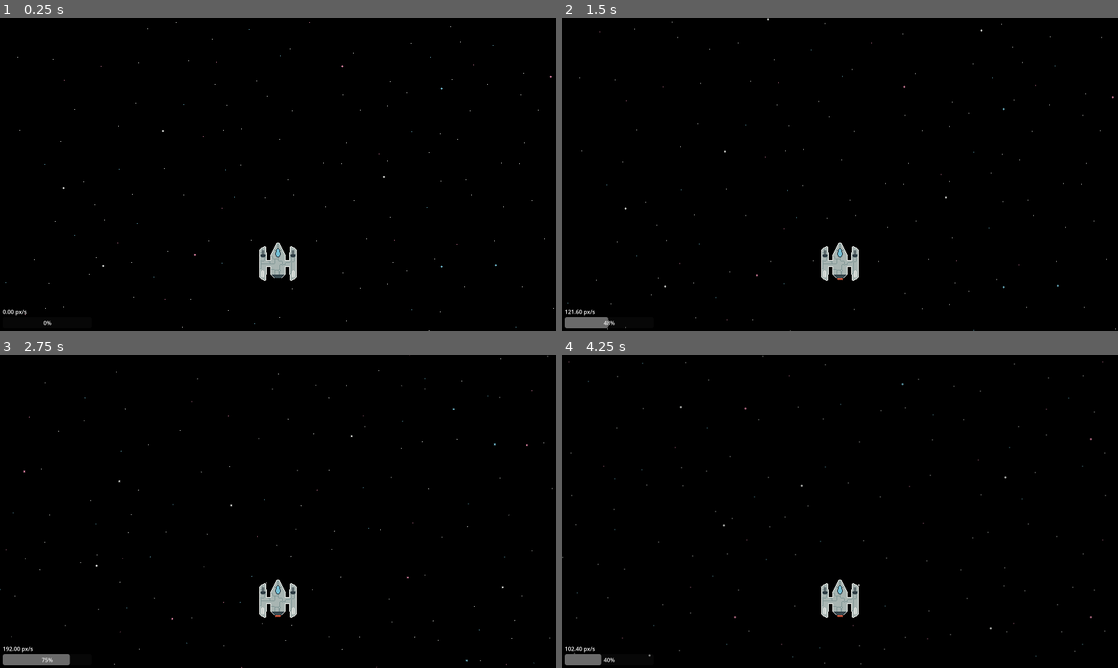
Above: before the commit, frames 1-4 (two rows, left to right).
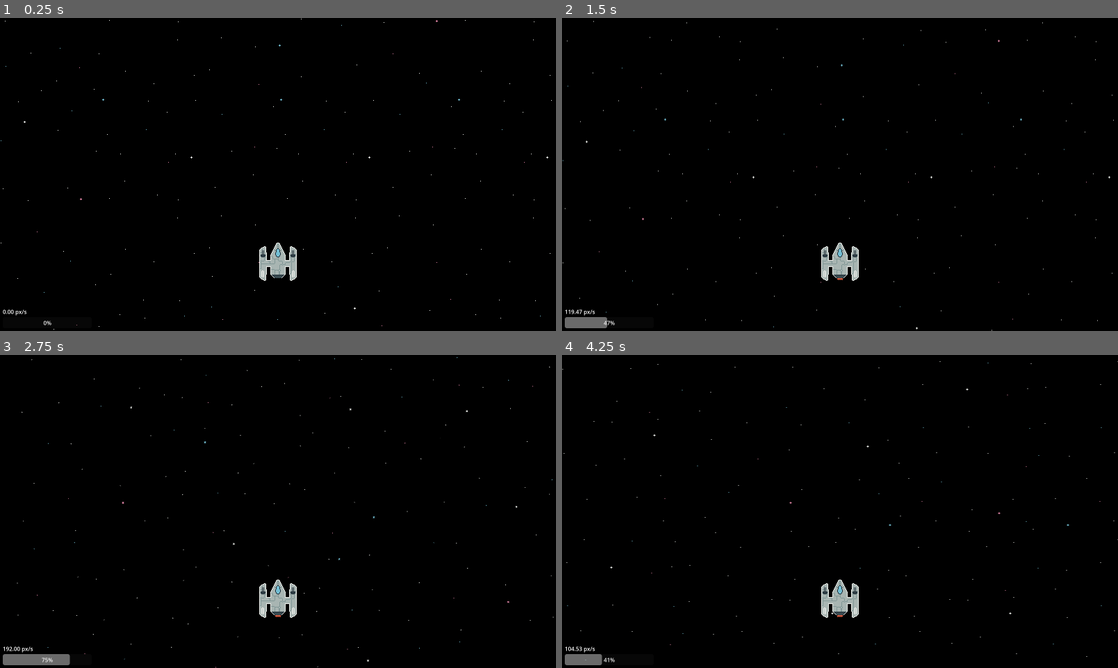
Above: after the commit, the same moments.

Repository: zaneddennis/Godot2dSpaceGameTutorial
Game: Godot game, scene res://main.tscn
The game is run twice, just before and just after one commit, with the same random seed, the same clock (stepped at 60 frames per second) and the same inputs.
Inputs:
- Up to frame 1 (0.25 s): no input
- Up to frame 2 (1.5 s): tap Enter at 0.5 s; hold W (throttle_up) from 0.53 s (still down)
- Up to frame 3 (2.75 s): release W (throttle_up) at 2.03 s; hold A (turn_left) from 2.03 s (still down)
- Up to frame 4 (4.25 s): release A (turn_left) at 3.53 s; hold S (throttle_down) from 3.53 s (still down)

The runs differ from the first frame. In frame 1, 0.1% of the frame differs, in the area x 0-100%, y 0-100%; in frame 2, 0.2%; in frame 3, 0.2%; in frame 4, 0.3%.

Commit message:
refactored player input system to use ECS architecture instead of inheritance

Diff:
--- a/HUD.gd
+++ b/HUD.gd
@@ -1,8 +1,7 @@
 extends Control
 
 
-@onready var main = get_parent().get_parent()
-@onready var player = main.get_node("Player")
+@export var player : Ship
 
 
 func _ready():
@@ -10,5 +9,5 @@
 
 
 func _process(delta):
-	$Throttle.value = player.throttle
+	$Throttle.value = player.speed / player.maxSpeed
 	$Speed.text = "%.2f px/s" % player.velocity.length()
--- /dev/null
+++ b/Ships/Pilots/pilot.gd
@@ -0,0 +1,6 @@
+extends Node
+class_name Pilot
+
+
+signal throttle(value)  # sends whether the pilot wants to accelerate (1), brake (-1), or drift at current speed (0)
+signal turn(value)  # sends whether the pilot wants to turn left(-1), right (1), or straight (0)
--- /dev/null
+++ b/Ships/Pilots/pilot.tscn
@@ -0,0 +1,6 @@
+[gd_scene load_steps=2 format=3 uid="uid://6keaamd4dt4t"]
+
+[ext_resource type="Script" path="res://Ships/Pilots/pilot.gd" id="1_2q5jr"]
+
+[node name="Pilot" type="Node"]
+script = ExtResource("1_2q5jr")
--- a/Ships/player.gd
+++ b/Ships/Pilots/player_pilot.gd
@@ -1,20 +1,21 @@
-extends "res://Ships/ship.gd"
+extends "res://Ships/Pilots/pilot.gd"
 
 
 func _physics_process(delta):
 	HandleInput(delta)
-	super(delta)
 
 
 func HandleInput(delta):
 	if Input.is_action_pressed("throttle_up"):
-		ThrottleUp(delta)
-	if Input.is_action_pressed("throttle_down"):
-		ThrottleDown(delta)
+		throttle.emit(1)
+	elif Input.is_action_pressed("throttle_down"):
+		throttle.emit(-1)
+	else:
+		throttle.emit(0)
 
 	if Input.is_action_pressed("turn_left"):
-		TurnLeft()
+		turn.emit(-1)
 	elif Input.is_action_pressed("turn_right"):
-		TurnRight()
+		turn.emit(1)
 	else:
-		TurnStraight()
+		turn.emit(0)
--- /dev/null
+++ b/Ships/Pilots/player_pilot.tscn
@@ -0,0 +1,7 @@
+[gd_scene load_steps=3 format=3 uid="uid://dioosyvvps1xr"]
+
+[ext_resource type="PackedScene" uid="uid://6keaamd4dt4t" path="res://Ships/Pilots/pilot.tscn" id="1_y8qdc"]
+[ext_resource type="Script" path="res://Ships/Pilots/player_pilot.gd" id="2_wgpdh"]
+
+[node name="PlayerPilot" instance=ExtResource("1_y8qdc")]
+script = ExtResource("2_wgpdh")
--- a/Ships/player.tscn
+++ /dev/null
@@ -1,12 +0,0 @@
-[gd_scene load_steps=3 format=3 uid="uid://wifi23ws5qvg"]
-
-[ext_resource type="PackedScene" uid="uid://dcumsphsq2rsq" path="res://Ships/ship.tscn" id="1_2kin2"]
-[ext_resource type="Script" path="res://Ships/player.gd" id="2_6qcn3"]
-
-[node name="Player" instance=ExtResource("1_2kin2")]
-script = ExtResource("2_6qcn3")
-
-[node name="Camera2D" type="Camera2D" parent="." index="1"]
-position = Vector2(256, 0)
-rotation = 1.5708
-ignore_rotation = false
--- a/Ships/ship.gd
+++ b/Ships/ship.gd
@@ -1,49 +1,49 @@
 extends CharacterBody2D
+class_name Ship
 
 
-@export var maxSpeed = 256  # px/s
+@export var maxSpeed = 256.0  # px/s
 @export var turnSpeed = TAU/6  # rads/s
-@export var acceleration = .5  # throttle/s
+@export var acceleration = 128.0  # px/s
 
-var throttle = 0.0
+@export var pilot : Pilot
+
+var speed = 0.0
+
+var throttle = 0
 var turning = 0
 
 
 func _ready():
-	pass
+	# set up Pilot
+	assert(pilot)
+	pilot.throttle.connect(_on_pilot_throttle)
+	pilot.turn.connect(_on_pilot_turn)
 
 
 func _physics_process(delta):
+	speed += float(throttle) * acceleration * delta
+	speed = clamp(speed, 0.0, maxSpeed)
+
 	rotation += turning * turnSpeed * delta
 
 	var dir = Vector2(cos(rotation), sin(rotation))
-	velocity = dir * throttle * maxSpeed
+	velocity = dir * speed
 
 	HandleAnimations()
 
 	move_and_slide()
 
 
-func ThrottleUp(delta):
-	throttle += acceleration * delta
-	throttle = clamp(throttle, 0.0, 1.0)
-
-func ThrottleDown(delta):
-	throttle -= acceleration * delta
-	throttle = clamp(throttle, 0.0, 1.0)
-
-func TurnLeft():
-	turning = -1
-
-func TurnRight():
-	turning = 1
-
-func TurnStraight():
-	turning = 0
-
-
 func HandleAnimations():
-	if velocity or turning:
+	if throttle or turning:
 		$AnimatedSprite2D.play("go")
 	else:
 		$AnimatedSprite2D.play("idle")
+
+
+func _on_pilot_throttle(value):
+	throttle = value
+
+func _on_pilot_turn(value):
+	turning = value
--- a/main.tscn
+++ b/main.tscn
@@ -1,8 +1,9 @@
-[gd_scene load_steps=6 format=3 uid="uid://c1lrqjp7nc76o"]
+[gd_scene load_steps=7 format=3 uid="uid://c1lrqjp7nc76o"]
 
 [ext_resource type="Script" path="res://HUD.gd" id="1_1b45c"]
 [ext_resource type="Texture2D" uid="uid://diuf83d81ui1j" path="res://World/SpaceBackground.png" id="1_42ehc"]
-[ext_resource type="PackedScene" uid="uid://wifi23ws5qvg" path="res://Ships/player.tscn" id="2_xncwa"]
+[ext_resource type="PackedScene" uid="uid://dcumsphsq2rsq" path="res://Ships/ship.tscn" id="3_f33eq"]
+[ext_resource type="PackedScene" uid="uid://dioosyvvps1xr" path="res://Ships/Pilots/player_pilot.tscn" id="4_gmuq8"]
 
 [sub_resource type="TileSetAtlasSource" id="TileSetAtlasSource_of5b1"]
 resource_name = "Space"
@@ -21,7 +22,7 @@
 
 [node name="UI" type="CanvasLayer" parent="."]
 
-[node name="HUD" type="Control" parent="UI"]
+[node name="HUD" type="Control" parent="UI" node_paths=PackedStringArray("player")]
 layout_mode = 3
 anchors_preset = 15
 anchor_right = 1.0
@@ -33,6 +34,7 @@
 grow_horizontal = 2
 grow_vertical = 2
 script = ExtResource("1_1b45c")
+player = NodePath("../../PlayerShip")
 
 [node name="Throttle" type="ProgressBar" parent="UI/HUD"]
 layout_mode = 1
@@ -63,5 +65,12 @@
 format = 2
 layer_0/tile_data = PackedInt32Array(-1, 0, 0, -65536, 65536, 0, 0, 65536, 0, 65535, 0, 1, -65538, 0, 1, -65537, 65536, …(469 unchanged characters)…
 
-[node name="Player" parent="." instance=ExtResource("2_xncwa")]
-rotation = -1.5708
+[node name="PlayerShip" parent="." node_paths=PackedStringArray("pilot") instance=ExtResource("3_f33eq")]
+pilot = NodePath("PlayerPilot")
+
+[node name="PlayerPilot" parent="PlayerShip" instance=ExtResource("4_gmuq8")]
+
+[node name="Camera2D" type="Camera2D" parent="PlayerShip"]
+position = Vector2(256, 0)
+rotation = 1.5708
+ignore_rotation = false
